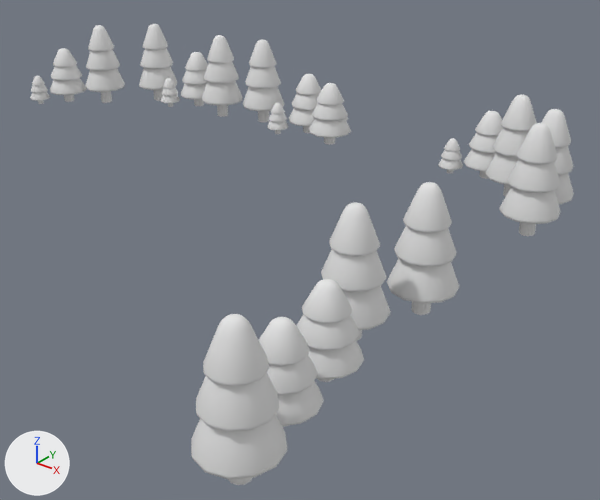
An edit to the OBJ model MiniFarm/Models/tree.obj, drawn before and after from the same camera.
Rendered twice from a 50 mm camera at (42.3, -40.9, 24.5) aimed at (9.3, 0.3, -1.0). Lighting does not change. The marker at lower left points along +X, +Y and +Z. Where no turn or scale is listed for an object, it has been applied to the vertices.

In view in the first picture: 'Plant_Pine_01', 'Plant_Pine_01A__1_', 'Plant_Pine_01A__2_', 'Plant_Pine_01A__3_', 'Plant_Pine_01A__4_', 'Plant_Pine_01A__5_', 'Plant_Pine_01A__6_', 'Plant_Pine_01__1_', 'Plant_Pine_01__2_', 'Plant_Pine_01__3_', 'Plant_Pine_01__4_', 'Plant_Pine_01__5_', 'Plant_Pine_01__6_', 'Plant_Pine_01__7_', 'Plant_Pine_01__8_', 'Plant_Pine_01__9_'.
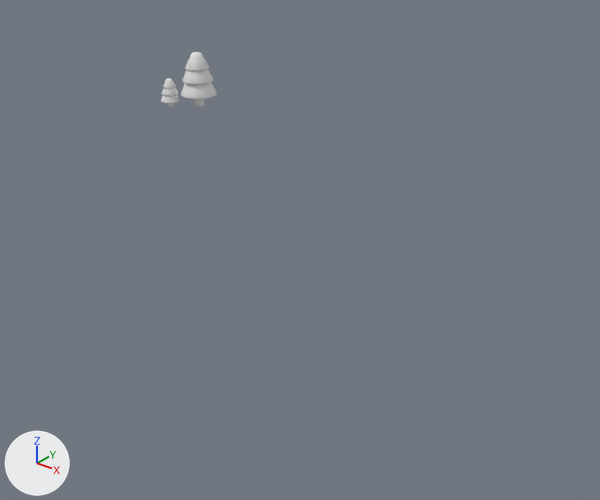
The newer file is also turned or shifted as a whole; pictures and numbers use the older file's frame.

Location of each change, [x1, y1, x2, y2] in pixels of the pictures (600 x 500 px):
'Plant_Pine_01__9_', deleted: before [191, 314, 287, 485]
'Plant_Pine_01__3_', deleted: before [387, 182, 459, 315]
'Plant_Pine_01__4_', deleted: before [321, 202, 391, 341]
'Plant_Pine_01A__5_', deleted: before [259, 279, 364, 382]
'Plant_Pine_01__2_', deleted: before [499, 123, 561, 236]
'Plant_Pine_01A__6_', deleted: before [259, 317, 324, 427]
'Plant_Pine_01__1_', deleted: before [486, 94, 537, 197]
'Plant_Pine_01__8_', deleted: before [243, 39, 284, 122]
'Plant_Pine_01__6_', deleted: before [202, 35, 242, 117]
'Plant_Pine_01A__3_', deleted: before [438, 111, 503, 179]
'Plant_Pine_01__7_', deleted: before [85, 25, 125, 103]
'Plant_Pine_01', deleted: before [139, 24, 177, 101]
'Plant_Pine_01A__2_', deleted: before [309, 83, 351, 145]
'Plant_Pine_01A__4_', deleted: before [30, 48, 87, 104]
'Plant_Pine_01A__1_', deleted: before [267, 74, 322, 134]
'Plant_Pine_01__5_', deleted: before [541, 109, 574, 205]

Edits to the bpy script that builds the scene:
```text
Remove ob_plant_pine_01:
    ob_plant_pine_01 = bpy.data.objects.new('Plant_Pine_01', me_plant_pine_01)
    ob_plant_pine_01.location = (0.0, 0.0, 0.0)
Remove ob_plant_pine_01__1:
    ob_plant_pine_01__1 = bpy.data.objects.new('Plant_Pine_01__1_', me_plant_pine_01__1)
    ob_plant_pine_01__1.location = (0.0, 0.0, 0.0)
Remove ob_plant_pine_01__2:
    ob_plant_pine_01__2 = bpy.data.objects.new('Plant_Pine_01__2_', me_plant_pine_01__2)
    ob_plant_pine_01__2.location = (0.0, 0.0, 0.0)
Remove ob_plant_pine_01__3:
    ob_plant_pine_01__3 = bpy.data.objects.new('Plant_Pine_01__3_', me_plant_pine_01__3)
    ob_plant_pine_01__3.location = (0.0, 0.0, 0.0)
Remove ob_plant_pine_01__4:
    ob_plant_pine_01__4 = bpy.data.objects.new('Plant_Pine_01__4_', me_plant_pine_01__4)
    ob_plant_pine_01__4.location = (0.0, 0.0, 0.0)
Remove ob_plant_pine_01__5:
    ob_plant_pine_01__5 = bpy.data.objects.new('Plant_Pine_01__5_', me_plant_pine_01__5)
    ob_plant_pine_01__5.location = (0.0, 0.0, 0.0)
Remove ob_plant_pine_01__6:
    ob_plant_pine_01__6 = bpy.data.objects.new('Plant_Pine_01__6_', me_plant_pine_01__6)
    ob_plant_pine_01__6.location = (0.0, 0.0, 0.0)
Remove ob_plant_pine_01__7:
    ob_plant_pine_01__7 = bpy.data.objects.new('Plant_Pine_01__7_', me_plant_pine_01__7)
    ob_plant_pine_01__7.location = (0.0, 0.0, 0.0)
Remove ob_plant_pine_01__8:
    ob_plant_pine_01__8 = bpy.data.objects.new('Plant_Pine_01__8_', me_plant_pine_01__8)
    ob_plant_pine_01__8.location = (0.0, 0.0, 0.0)
Remove ob_plant_pine_01__9:
    ob_plant_pine_01__9 = bpy.data.objects.new('Plant_Pine_01__9_', me_plant_pine_01__9)
    ob_plant_pine_01__9.location = (0.0, 0.0, 0.0)
Remove ob_plant_pine_01a__1:
    ob_plant_pine_01a__1 = bpy.data.objects.new('Plant_Pine_01A__1_', me_plant_pine_01a__1)
    ob_plant_pine_01a__1.location = (0.0, 0.0, 0.0)
Remove ob_plant_pine_01a__2:
    ob_plant_pine_01a__2 = bpy.data.objects.new('Plant_Pine_01A__2_', me_plant_pine_01a__2)
    ob_plant_pine_01a__2.location = (0.0, 0.0, 0.0)
Remove ob_plant_pine_01a__3:
    ob_plant_pine_01a__3 = bpy.data.objects.new('Plant_Pine_01A__3_', me_plant_pine_01a__3)
    ob_plant_pine_01a__3.location = (0.0, 0.0, 0.0)
Remove ob_plant_pine_01a__4:
    ob_plant_pine_01a__4 = bpy.data.objects.new('Plant_Pine_01A__4_', me_plant_pine_01a__4)
    ob_plant_pine_01a__4.location = (0.0, 0.0, 0.0)
Remove ob_plant_pine_01a__5:
    ob_plant_pine_01a__5 = bpy.data.objects.new('Plant_Pine_01A__5_', me_plant_pine_01a__5)
    ob_plant_pine_01a__5.location = (0.0, 0.0, 0.0)
Remove ob_plant_pine_01a__6:
    ob_plant_pine_01a__6 = bpy.data.objects.new('Plant_Pine_01A__6_', me_plant_pine_01a__6)
    ob_plant_pine_01a__6.location = (0.0, 0.0, 0.0)
```
